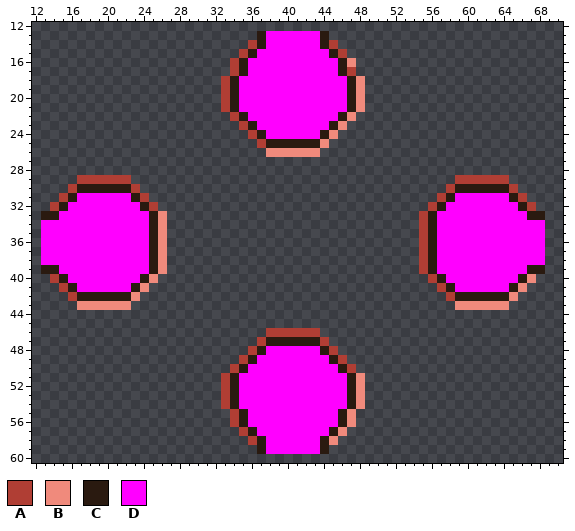
Pixel-art file -- aseprite-source/pfight/v47/strip/sock-strip-body-hole.aseprite. Above: the version before the commit.
82x73 pixels, 1 frame. Shown: x 12..70, y 12..60.
Visible layers, top first: "erase-marker", "hole-rim-left", "hole-rim-bottom", "hole-rim-right", "hole-rim-top".
Palette (. is transparent): A #b03e34  B #f08a7c  C #2a1a10  D #ff00ff
Pixels before (only the part around the change), first column x 12:
12 ...........................................................
13 .........................CDDDDDDC..........................
14 ........................ACDDDDDDCA.........................
15 .......................ACDDDDDDDDCA........................
16 ......................ACDDDDDDDDDDCB.......................
17 ......................ACDDDDDDDDDDCA.......................
18 .....................ACDDDDDDDDDDDDCB......................
19 .....................ACDDDDDDDDDDDDCB......................
20 .....................ACDDDDDDDDDDDDCB......................
21 .....................ACDDDDDDDDDDDDCB......................
22 ......................ACDDDDDDDDDDCB.......................
23 .......................ACDDDDDDDDCB........................
24 ........................ACDDDDDDCB.........................
25 .........................ACCCCCCB..........................
26 ..........................BBBBBB...........................
27 ...........................................................
28 ...........................................................
29 .....AAAAAA....................................AAAAAA......
30 ....ACCCCCCA..................................ACCCCCCA.....
31 ...ACDDDDDDCA................................ACDDDDDDCA....
32 ..ACDDDDDDDDCA..............................ACDDDDDDDDCA...
33 .CCDDDDDDDDDDCB............................ACDDDDDDDDDDCC..
34 .DDDDDDDDDDDDCB............................ACDDDDDDDDDDDD..
35 .DDDDDDDDDDDDCB............................ACDDDDDDDDDDDD..
36 .DDDDDDDDDDDDCB............................ACDDDDDDDDDDDD..
37 .DDDDDDDDDDDDCB............................ACDDDDDDDDDDDD..
38 .DDDDDDDDDDDDCB............................ACDDDDDDDDDDDD..
39 .CCDDDDDDDDDDCB............................ACDDDDDDDDDDCC..
40 ..ACDDDDDDDDCB..............................ACDDDDDDDDCB...
41 ...ACDDDDDDCB................................ACDDDDDDCB....
42 ....ACCCCCCB..................................ACCCCCCB.....
43 .....BBBBBB....................................BBBBBB......
44 ...........................................................
45 ...........................................................
46 ..........................AAAAAA...........................
47 .........................ACCCCCCA..........................
48 ........................ACDDDDDDCA.........................
49 .......................ACDDDDDDDDCA........................
50 ......................ACDDDDDDDDDDCA.......................
51 .....................ACDDDDDDDDDDDDCB......................
52 .....................ACDDDDDDDDDDDDCB......................
53 .....................ACDDDDDDDDDDDDCB......................
54 .....................ACDDDDDDDDDDDDCB......................
55 ......................ACDDDDDDDDDDCB.......................
56 ......................ACDDDDDDDDDDCB.......................
57 .......................ACDDDDDDDDCB........................
58 ........................ACDDDDDDCB.........................
59 .........................CDDDDDDC..........................
60 ...........................................................
Now the later version:
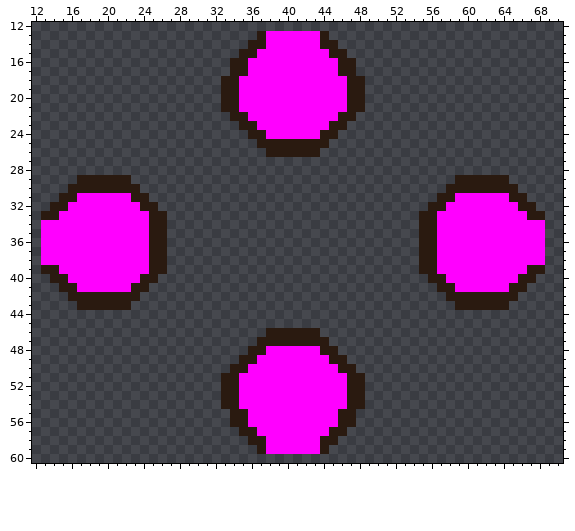
What changed:
The author changed colour A to colour C in row 14 at x 36 and 45; in row 15 at x 35 and 46; in row 16 at x 34; in row 17 at x 34 and 47; in rows 18 to 21 at x 33; in row 22 at x 34.
The author changed colour A to colour C in row 23 at x 35; in row 24 at x 36; in row 25 at x 37; in row 29 at x 17 to 22 and 59 to 64; in row 30 at x 16, 23, 58 and 65; in row 31 at x 15, 24, 57 and 66.
The author changed colour A to colour C in row 32 at x 14, 25, 56 and 67; in rows 33 to 39 at x 55; in row 40 at x 14 and 56; in row 41 at x 15 and 57; in row 42 at x 16 and 58; in row 46 at x 38 to 43.
The author changed colour A to colour C in row 47 at x 37 and 44; in row 48 at x 36 and 45; in row 49 at x 35 and 46; in row 50 at x 34 and 47; in rows 51 to 54 at x 33; in rows 55 to 56 at x 34.
The author changed colour A to colour C in row 57 at x 35; in row 58 at x 36.
The author changed colour B to colour C in row 16 at x 47; in rows 18 to 21 at x 48; in row 22 at x 47; in row 23 at x 46; in row 24 at x 45; in row 25 at x 44.
The author changed colour B to colour C in row 26 at x 38 to 43; in rows 33 to 39 at x 26; in row 40 at x 25 and 67; in row 41 at x 24 and 66; in row 42 at x 23 and 65; in row 43 at x 17 to 22 and 59 to 64.
The author changed colour B to colour C in rows 51 to 54 at x 48; in rows 55 to 56 at x 47; in row 57 at x 46; in row 58 at x 45.
